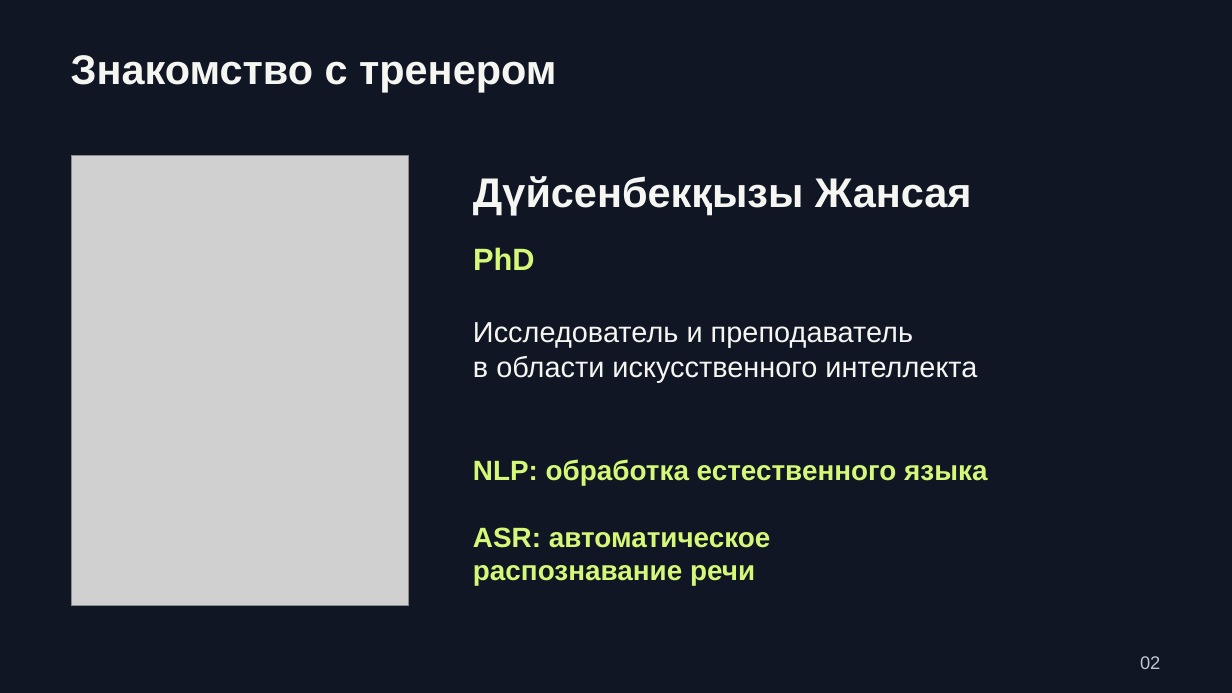
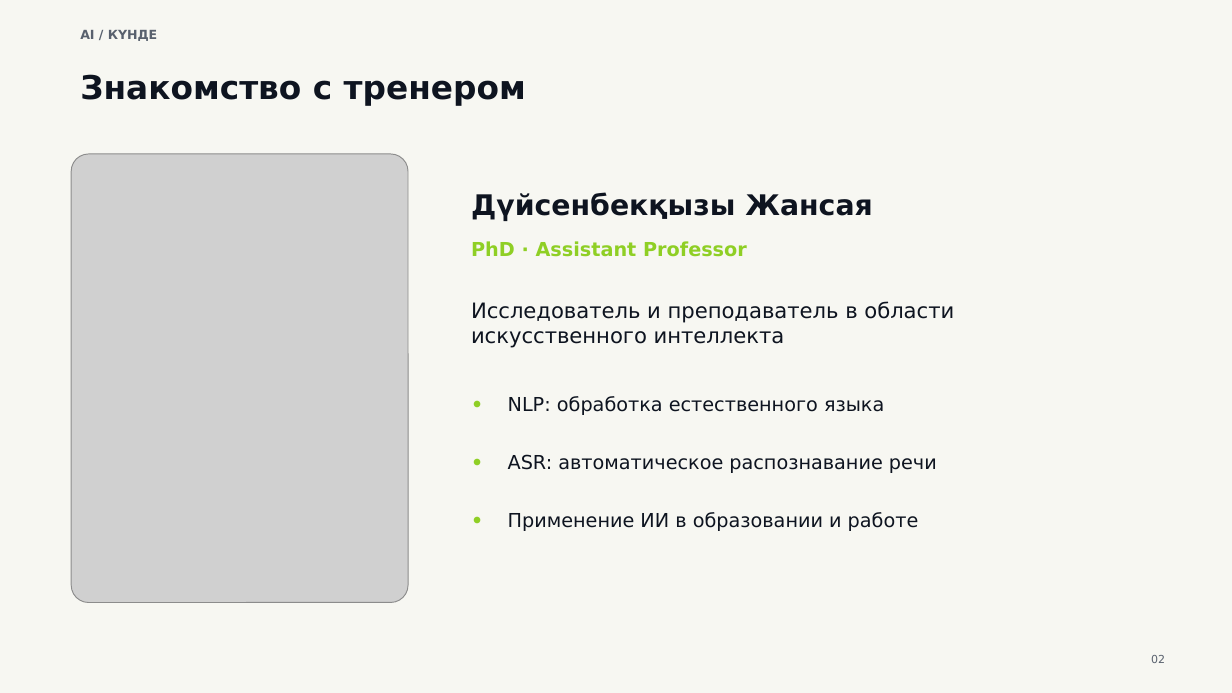
Before and after one commit to NursultanNurmukhamet/ai-masterclass-materials, a slide deck: slide 2 of presentation-ru.pptx. Drawn at 1232x693 pixels with LibreOffice and Linux fonts; fonts in the diff are those of the drawing; grey boxes stand for pictures. Boxes give left, top, right and bottom in pixels: in the first picture for what was removed or moved away, otherwise in the second. Text is boxed around its words. In the diff, an @@ line names an element or a change of style, - is before the commit and + after.

```diff
--- a/presentation-ru.pptx
+++ b/presentation-ru.pptx
@@ background #101624 to #F7F7F2 @@
@@ text "Знакомство с тренером": place and size @@
-text "Знакомство с тренером" at (71, 55, 556, 92)
+text "Знакомство с тренером" at (80, 74, 526, 106)
@@ text "Знакомство с тренером" at (80, 74, 526, 106): size 32.2 to 25.5 pt, font Arial to DejaVu Sans, text colour #F5F6F1 to #0E1420; vertical alignment top to middle @@
@@ text added at (80, 30, 157, 41), 9.7 pt, text #59616E, bold @@
+AI / КҮНДЕ
@@ text "Дүйсенбекқызы Жансая": place and size @@
-text "Дүйсенбекқызы Жансая" at (473, 176, 972, 215)
+text "Дүйсенбекқызы Жансая" at (471, 193, 873, 221)
@@ text "Дүйсенбекқызы Жансая" at (471, 193, 873, 221): size 32.2 to 22.1 pt, font Arial to DejaVu Sans, text colour #F5F6F1 to #0E1420; vertical alignment top to middle @@
@@ vertical alignment top to middle in 3 elements at (471, 301, 954, 348), (508, 454, 937, 473), (471, 241, 747, 257) @@
@@ text at (471, 241, 747, 257): text changed; size 24 to 15 pt; font Arial to DejaVu Sans; text colour #D6F879 to #8FCF25 @@
-PhD
+PhD · Assistant Professor
@@ text at (471, 301, 954, 348): text changed; size 22.5 to 16.5 pt; font Arial to DejaVu Sans; text colour #F5F6F1 to #0E1420 @@
-Исследователь и преподаватель
-в области искусственного интеллекта
+Исследователь и преподаватель в области искусственного интеллекта
@@ text added at (462, 375, 489, 433), 14.8 pt, text #8FCF25, bold @@
+•
@@ text "NLP: обработка естественного языка": place and size @@
-text "NLP: обработка естественного языка" at (473, 459, 987, 486)
+text "NLP: обработка естественного языка" at (508, 396, 884, 415)
@@ text "NLP: обработка естественного языка" at (508, 396, 884, 415): size 21.8 to 15 pt, font Arial to DejaVu Sans, text colour #D6F879 to #0E1420, bold off; vertical alignment top to middle @@
@@ text added at (462, 433, 489, 491), 14.8 pt, text #8FCF25, bold @@
+•
@@ text at (508, 454, 937, 473): text changed; size 21.8 to 15 pt; font Arial to DejaVu Sans; text colour #D6F879 to #0E1420; bold off @@
-ASR: автоматическое
-распознавание речи
+ASR: автоматическое распознавание речи
@@ text added at (462, 491, 489, 548), 14.8 pt, text #8FCF25, bold @@
+•
@@ text added at (508, 512, 919, 531), 15 pt, text #0E1420 @@
+Применение ИИ в образовании и работе
@@ text "02" at (1151, 655, 1165, 663): size 14.2 to 8.6 pt, font Arial to DejaVu Sans, text colour #BDC7D4 to #59616E; alignment left to right; vertical alignment top to middle @@
```
Also in this commit, not shown: 1 other slide changed, 57 slides added, 48 slides removed, 5 other files.
